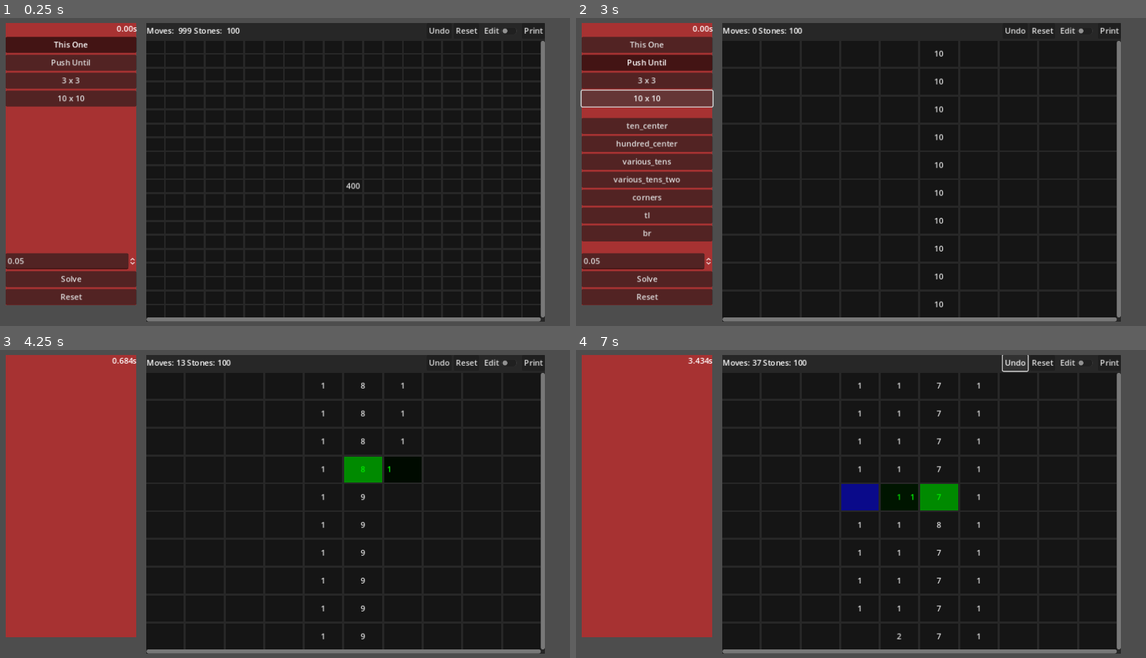
Above: before the commit, frames 1-4 (two rows, left to right).
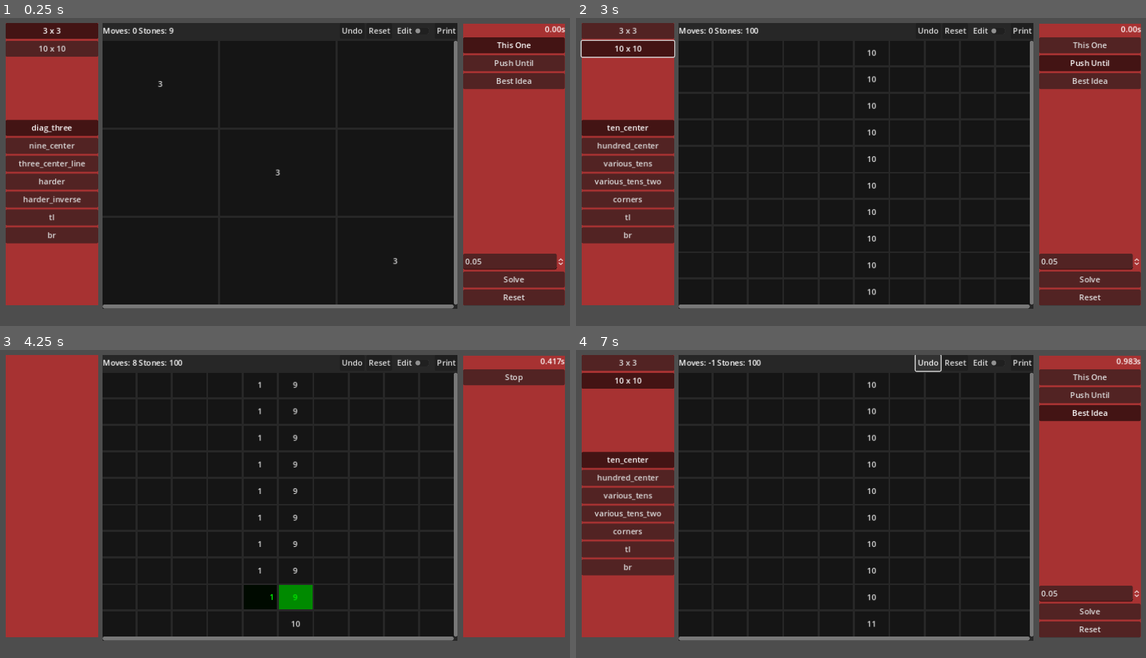
Above: after the commit, the same moments.

Repository: bitwes/StoneGridProblem
Game: Godot game, scene res://main.tscn
Two runs of this game, one before a commit and one after it. Both use one fixed random seed, a clock stepped at 60 frames per second and the inputs below.
Inputs (mouse positions are in pixels of both pictures, inside the frame that each line leads up to):
- Up to frame 1 (0.25 s): no input
- Up to frame 2 (3 s): click "This One" at 0.5 s; click "3 x 3" at 1.25 s; click "Push Until" at 2 s; click "10 x 10" at 2.75 s
- Up to frame 3 (4.25 s): click "Solve" at 3.5 s
- Up to frame 4 (7 s): click (1089, 377) at 4.25 s, where only the run after the commit has a clickable "Stop"; click "Reset" at 5 s; click (1089, 414) at 5.75 s, where only the run after the commit has a clickable "Best Idea"; click "Undo" at 6.5 s

The runs differ from the first frame. In frame 1, 42% of the frame differs, in the area x 1-100%, y 1-99%; in frame 2, 39%; in frame 3, 31%; in frame 4, 39%.

Commit message:
who really knows at this point

Diff:
--- a/Main.gd
+++ b/Main.gd
@@ -140,25 +140,56 @@
 	]
 }
 @onready var _ctrls = {
-	buttons_vbox = $Controls/Layout/Buttons,
+	c1_buttons_vbox = $Controls/Layout/Buttons,
+	c2_buttons_vbox = $Controls2/Layout/Buttons,
 	stone_arrangements = $Controls/Layout/Buttons/StoneArrangements,
-	time = $Controls/Layout/Time,
-	delay = $Controls/Layout/Buttons/Delay
+	time = $Controls2/Layout/Time,
+	delay = $Controls2/Layout/Buttons/Delay,
+	orig_stone_grid = $StoneGrid,
+	stop = $Controls2/Layout/Stop
 }
 
 var _stone_grid : StoneGrid = null
 var _running = false
 var _start_time = 0.0
 
-var solver = Solvers.PushTillWeGetThere.new()
+var solver = Solvers.BestIdea.new() :
+	get: return solver
+	set(val):
+		solver = val
+		print('solver = ', solver, ' ', solver.get_script(), ' ', solver.get_class())
 
 func _ready():
+	_ctrls.orig_stone_grid.visible = false
+	_stone_grid = _ctrls.orig_stone_grid
+	_ctrls.stop.visible = false
+
+	var first = true
 	var bg = ButtonGroup.new()
-	for btn in $Controls/Layout/Buttons/Solvers.get_children():
+	for btn in $Controls2/Layout/Buttons/Solvers.get_children():
 		btn.button_group = bg
-
-	_create_grid_all_at_center(20)
-	#_create_stone_grid(3, three_x_three)
+		if(first):
+			btn.button_pressed = true
+			btn.pressed.emit()
+			first = false
+		else:
+			btn.button_pressed = false
+
+	first = true
+	bg = ButtonGroup.new()
+	for btn in $Controls/Layout/Buttons/Layouts.get_children():
+		btn.toggle_mode = true
+		btn.button_group = bg
+		if(first):
+			btn.button_pressed = true
+			btn.pressed.emit()
+			first = false
+		else:
+			btn.button_pressed = false
+
+
+	#_create_grid_all_at_center(20)
+	_create_stone_grid(3, three_x_three)
 	#_create_stone_grid(10, ten_x_ten)
 
 
@@ -169,13 +200,13 @@
 
 
 func _create_stone_grid(size : int, arrangements : Dictionary):
-	if(_stone_grid != null):
+	if(_stone_grid != null  and _stone_grid != _ctrls.orig_stone_grid):
 		_stone_grid.queue_free()
 
 	_stone_grid = StoneGridScene.instantiate()
 	add_child(_stone_grid)
-	_stone_grid.position = Vector2(300, 10)
-	_stone_grid.custom_minimum_size = Vector2(800, 600)
+	_stone_grid.position = _ctrls.orig_stone_grid.position
+	_stone_grid.size = _ctrls.orig_stone_grid.size
 
 	_stone_grid.set_grid_size(size)
 	_make_populate_buttons(arrangements)
@@ -187,11 +218,22 @@
 	for child in _ctrls.stone_arrangements.get_children():
 		child.free()
 
+	var g = ButtonGroup.new()
+	var first = true
 	for key in arrangements:
 		var btn = Button.new()
 		btn.text = key
+		btn.toggle_mode = true
+		btn.button_group = g
 		_ctrls.stone_arrangements.add_child(btn)
 		btn.pressed.connect(func():  _stone_grid.populate(arrangements[key]))
+		if(first):
+			btn.button_pressed = true
+			btn.pressed.emit()
+			first = false
+		else:
+			btn.button_pressed = false
+
 
 func _update_time():
 	var t = (Time.get_ticks_msec() - _start_time) / 1000.0
@@ -202,17 +244,27 @@
 	if(_running):
 		_update_time()
 
+func _run_mode(is_it):
+	_running = is_it
+	_ctrls.stop.visible = is_it
+	_running = is_it
+	_ctrls.c1_buttons_vbox.visible = !is_it
+	_ctrls.c2_buttons_vbox.visible = !is_it
 
 func solve():
+	if(_stone_grid.is_solved()):
+		_stone_grid.reset()
 	_stone_grid.save_layout()
+	_stone_grid.wait_time = _ctrls.delay.value
+	set_process(false)
+	_run_mode(true)
+	await get_tree().create_timer(.25).timeout
 	_start_time = Time.get_ticks_msec()
-	_running = true
-	_stone_grid.wait_time = _ctrls.delay.value
-	_ctrls.buttons_vbox.visible = false
+	set_process(true)
 	await solver.solve(_stone_grid)
-	_ctrls.buttons_vbox.visible = true
+	_run_mode(false)
 	_stone_grid.wait_time = 0
-	_running = false
+
 	_update_time()
 	print('Time = ', _ctrls.time.text)
 
@@ -259,3 +311,11 @@
 
 func _on_push_until_pressed():
 	solver = Solvers.PushTillWeGetThere.new()
+
+
+func _on_best_idea_pressed():
+	solver = Solvers.BestIdea.new()
+
+
+func _on_stop_pressed():
+	solver.stop()
--- a/main.tscn
+++ b/main.tscn
@@ -1,6 +1,7 @@
-[gd_scene load_steps=2 format=3 uid="uid://csev13x31xq06"]
+[gd_scene load_steps=3 format=3 uid="uid://csev13x31xq06"]
 
 [ext_resource type="Script" path="res://Main.gd" id="1_3lrxg"]
+[ext_resource type="PackedScene" uid="uid://f1piuchuokq" path="res://stone_grid.tscn" id="2_153bm"]
 
 [node name="Main" type="Node2D"]
 script = ExtResource("1_3lrxg")
@@ -8,7 +9,7 @@
 [node name="Controls" type="ColorRect" parent="."]
 offset_left = 17.0
 offset_top = 10.0
-offset_right = 280.0
+offset_right = 203.0
 offset_bottom = 577.0
 color = Color(0.654902, 0.196078, 0.196078, 1)
 
@@ -20,34 +21,18 @@
 grow_horizontal = 2
 grow_vertical = 2
 
-[node name="Time" type="Label" parent="Controls/Layout"]
-layout_mode = 2
-text = "0.00s"
-horizontal_alignment = 2
-
 [node name="Buttons" type="VBoxContainer" parent="Controls/Layout"]
 layout_mode = 2
 size_flags_vertical = 3
 
-[node name="Solvers" type="VBoxContainer" parent="Controls/Layout/Buttons"]
+[node name="Layouts" type="VBoxContainer" parent="Controls/Layout/Buttons"]
 layout_mode = 2
 
-[node name="ThisOne" type="Button" parent="Controls/Layout/Buttons/Solvers"]
-layout_mode = 2
-toggle_mode = true
-button_pressed = true
-text = "This One"
-
-[node name="PushUntil" type="Button" parent="Controls/Layout/Buttons/Solvers"]
-layout_mode = 2
-toggle_mode = true
-text = "Push Until"
-
-[node name="ThreeXThree" type="Button" parent="Controls/Layout/Buttons"]
+[node name="ThreeXThree" type="Button" parent="Controls/Layout/Buttons/Layouts"]
 layout_mode = 2
 text = "3 x 3"
 
-[node name="TenXTen" type="Button" parent="Controls/Layout/Buttons"]
+[node name="TenXTen" type="Button" parent="Controls/Layout/Buttons/Layouts"]
 layout_mode = 2
 text = "10 x 10"
 
@@ -62,23 +47,89 @@
 layout_mode = 2
 size_flags_vertical = 3
 
-[node name="Delay" type="SpinBox" parent="Controls/Layout/Buttons"]
+[node name="StoneGrid" parent="." instance=ExtResource("2_153bm")]
+offset_left = 212.0
+offset_top = 10.0
+offset_right = 925.0
+offset_bottom = 584.0
+
+[node name="Controls2" type="ColorRect" parent="."]
+offset_left = 936.0
+offset_top = 11.0
+offset_right = 1140.0
+offset_bottom = 578.0
+color = Color(0.654902, 0.196078, 0.196078, 1)
+
+[node name="Layout" type="VBoxContainer" parent="Controls2"]
+layout_mode = 1
+anchors_preset = 15
+anchor_right = 1.0
+anchor_bottom = 1.0
+grow_horizontal = 2
+grow_vertical = 2
+
+[node name="Time" type="Label" parent="Controls2/Layout"]
+layout_mode = 2
+text = "0.00s"
+horizontal_alignment = 2
+
+[node name="Stop" type="Button" parent="Controls2/Layout"]
+layout_mode = 2
+text = "Stop"
+
+[node name="Buttons" type="VBoxContainer" parent="Controls2/Layout"]
+layout_mode = 2
+size_flags_vertical = 3
+
+[node name="Solvers" type="VBoxContainer" parent="Controls2/Layout/Buttons"]
+layout_mode = 2
+
+[node name="ThisOne" type="Button" parent="Controls2/Layout/Buttons/Solvers"]
+layout_mode = 2
+toggle_mode = true
+text = "This One"
+
+[node name="PushUntil" type="Button" parent="Controls2/Layout/Buttons/Solvers"]
+layout_mode = 2
+toggle_mode = true
+text = "Push Until"
+
+[node name="BestIdea" type="Button" parent="Controls2/Layout/Buttons/Solvers"]
+layout_mode = 2
+toggle_mode = true
+button_pressed = true
+text = "Best Idea"
+
+[node name="Spacer2" type="CenterContainer" parent="Controls2/Layout/Buttons"]
+layout_mode = 2
+size_flags_vertical = 3
+
+[node name="StoneArrangements" type="VBoxContainer" parent="Controls2/Layout/Buttons"]
+layout_mode = 2
+
+[node name="Spacer" type="CenterContainer" parent="Controls2/Layout/Buttons"]
+layout_mode = 2
+size_flags_vertical = 3
+
+[node name="Delay" type="SpinBox" parent="Controls2/Layout/Buttons"]
 layout_mode = 2
 max_value = 2.0
 step = 0.05
 value = 0.05
 
-[node name="Solve" type="Button" parent="Controls/Layout/Buttons"]
+[node name="Solve" type="Button" parent="Controls2/Layout/Buttons"]
 layout_mode = 2
 text = "Solve"
 
-[node name="Reset" type="Button" parent="Controls/Layout/Buttons"]
+[node name="Reset" type="Button" parent="Controls2/Layout/Buttons"]
 layout_mode = 2
 text = "Reset"
 
-[connection signal="pressed" from="Controls/Layout/Buttons/Solvers/ThisOne" to="." method="_on_this_one_pressed"]
-[connection signal="pressed" from="Controls/Layout/Buttons/Solvers/PushUntil" to="." method="_on_push_until_pressed"]
-[connection signal="pressed" from="Controls/Layout/Buttons/ThreeXThree" to="." method="_on_three_x_three_pressed"]
-[connection signal="pressed" from="Controls/Layout/Buttons/TenXTen" to="." method="_on_ten_x_ten_pressed"]
-[connection signal="pressed" from="Controls/Layout/Buttons/Solve" to="." method="_on_solve_pressed"]
-[connection signal="pressed" from="Controls/Layout/Buttons/Reset" to="." method="_on_reset_pressed"]
+[connection signal="pressed" from="Controls/Layout/Buttons/Layouts/ThreeXThree" to="." method="_on_three_x_three_pressed"]
+[connection signal="pressed" from="Controls/Layout/Buttons/Layouts/TenXTen" to="." method="_on_ten_x_ten_pressed"]
+[connection signal="pressed" from="Controls2/Layout/Stop" to="." method="_on_stop_pressed"]
+[connection signal="pressed" from="Controls2/Layout/Buttons/Solvers/ThisOne" to="." method="_on_this_one_pressed"]
+[connection signal="pressed" from="Controls2/Layout/Buttons/Solvers/PushUntil" to="." method="_on_push_until_pressed"]
+[connection signal="pressed" from="Controls2/Layout/Buttons/Solvers/BestIdea" to="." method="_on_best_idea_pressed"]
+[connection signal="pressed" from="Controls2/Layout/Buttons/Solve" to="." method="_on_solve_pressed"]
+[connection signal="pressed" from="Controls2/Layout/Buttons/Reset" to="." method="_on_reset_pressed"]
--- a/project.godot
+++ b/project.godot
@@ -19,3 +19,7 @@
 
 window/stretch/mode="canvas_items"
 window/stretch/aspect="keep_height"
+
+[rendering]
+
+textures/vram_compression/import_etc2_astc=true
--- a/solvers.gd
+++ b/solvers.gd
@@ -2,6 +2,7 @@
 
 class BaseSolver:
 	var _grid : StoneGrid = null
+	var _should_run = true
 
 	func get_surrounding_squares(pos : Vector2):
 		var to_return = []
@@ -93,62 +94,7 @@
 		return xdiff + ydiff
 
 
-
-
-	func _solve():
-		pass
-
-	func solve(grid : StoneGrid):
-		_grid = grid
-		grid.print_board()
-
-		await _solve()
-
-		print('Moves     ', _grid.moves)
-		print('Solved    ', _grid.is_solved())
-
-
-
-class ThisOne:
-	extends BaseSolver
-
-	func _solve():
-
-		var count = 0
-		var max_attempts = 200
-		while(!_grid.is_solved() and count <= max_attempts):
-			print('===== Pass ', count, ' =====')
-			await attempt()
-			count += 1
-
-		print('Passes    ', count)
-
-
-	func attempt():
-		for i in range(_grid.grid_size()):
-			for j in range(_grid.grid_size()):
-				var pos = Vector2(i, j)
-				var target = get_closest_zero(pos)
-				await push_in_direction_of(pos, target)
-
-
-
-class PushTillWeGetThere:
-	extends BaseSolver
-
-	func _solve():
-
-		var count = 0
-		var max_attempts = _grid.grid_size() * _grid.grid_size()
-		while(!_grid.is_solved() and count <= max_attempts):
-			print('===== Pass ', count, ' =====')
-			await attempt()
-			count += 1
-
-		print('Passes    ', count)
-
-
-	func push_all_towards(pos, target):
+	func push_all_towards(pos : Vector2, target : StoneButton):
 		if(target == null):
 			return
 
@@ -165,6 +111,65 @@
 			if(moved > 0 and to != null):
 				await push_all_towards(to.grid_pos, target)
 
+
+
+	func _solve():
+		pass
+
+	func solve(grid : StoneGrid):
+		_should_run = true
+		_grid = grid
+		grid.print_board()
+
+		await _solve()
+
+		print('Moves     ', _grid.moves)
+		print('Solved    ', _grid.is_solved())
+
+	func stop():
+		_should_run = false
+
+
+class ThisOne:
+	extends BaseSolver
+
+	func _solve():
+
+		var count = 0
+		var max_attempts = 200
+		while(!_grid.is_solved() and count <= max_attempts):
+			if(!_should_run):
+					return
+			print('===== Pass ', count, ' =====')
+			await attempt()
+			count += 1
+
+		print('Passes    ', count)
+
+
+	func attempt():
+		for i in range(_grid.grid_size()):
+			for j in range(_grid.grid_size()):
+				var pos = Vector2(i, j)
+				var target = get_closest_zero(pos)
+				await push_in_direction_of(pos, target)
+
+
+
+class PushTillWeGetThere:
+	extends BaseSolver
+
+	func _solve():
+		var count = 0
+		var max_attempts = _grid.grid_size() * _grid.grid_size()
+		while(!_grid.is_solved() and count <= max_attempts):
+			if(!_should_run):
+				return
+			print('===== Pass ', count, ' =====')
+			await attempt()
+			count += 1
+
+		print('Passes    ', count)
 
 
 	func attempt():
@@ -179,3 +184,85 @@
 					await push_all_towards(pos, target)
 					target.set_color(Color(0, 0, 0, 0))
 				here.set_color(Color(0, 0, 0, 0))
+
+class BestIdea:
+	extends BaseSolver
+
+	func _get_buttons_with_spreadable_stones():
+		var btns = []
+		for i in range(_grid.grid_size()):
+			for j in range(_grid.grid_size()):
+				var btn = _grid.get_button_at(Vector2(i, j))
+				if(btn.stones > 1):
+					btns.append(btn)
+		return btns
+
+
+	func get_zero_btn_in_diretion(from_pos, dir):
+		var here = from_pos
+		var found = false
+		here += dir
+		while(!found and here.x >= 0 and here.x < _grid.grid_size() and here.y >= 0 and here.y < _grid.grid_size()):
+			var btn = _grid.get_button_at(here)
+			print('   ', btn)
+			found = btn.stones == 0
+			if(!found):
+				here += dir
+
+		var zero_btn = null
+		if(found):
+			zero_btn = _grid.get_button_at(here)
+		print('   r = ', zero_btn)
+		return zero_btn
+
+
+	func _spread_stones(b):
+		for x in range(-1.0, 2.0, .1):
+			for y in range(-1.0, 2.0, .1):
+				if(x != 0 or y != 0):
+					print(x, ',', y)
+					var zero_btn = get_zero_btn_in_diretion(b.grid_pos, Vector2(x, y))
+					if(zero_btn != null):
+						await push_all_towards(b.grid_pos, zero_btn)
+
+	func _get_closest_zero_in_range(from : StoneButton, r):
+		var target = get_closest_zero(from.grid_pos)
+		if(target != null and calc_moves_to(from, target) <= r):
+			return target
+		else:
+			return null
+
+	func attempt(here, r):
+		var target = _get_closest_zero_in_range(here, r)
+		here.set_color(Color(1, 1, 1, .5))
+		while(target != null and here.stones > 1):
+			if(!_should_run):
+				return
+			target.set_color(Color(0, 0, 1, .5))
+			await push_all_towards(here.grid_pos, target)
+			target.set_color(Color(0, 0, 0, 0))
+			target = _get_closest_zero_in_range(here, r)
+		here.set_color(Color(0, 0, 0, 0))
+
+
+	func _solve():
+		var count = 0
+		var max_attempts = _grid.grid_size() * _grid.grid_size()
+		var spreadable = _get_buttons_with_spreadable_stones()
+		spreadable.sort_custom(func(a, b):
+			return a.stones > b.stones)
+		print(spreadable)
+
+		var r = 1
+		while(!_grid.is_solved() and count <= max_attempts):
+			print('===== Pass ', count, ' =====')
+			for s in spreadable:
+				if(!_should_run):
+					return
+				print(s, '::', r)
+				await attempt(s, r)
+			r += 1
+
+			count += 1
+
+		print('Passes    ', count)
--- a/stone_grid.gd
+++ b/stone_grid.gd
@@ -220,8 +220,9 @@
 
 
 func save_layout():
-	_last_layout = []
-	for i in range(grid_size()):
-		_last_layout.append([])
-		for j in range(grid_size()):
-			_last_layout[i].append(_stone_buttons[i][j].stones)
+	if(!is_solved()):
+		_last_layout = []
+		for i in range(grid_size()):
+			_last_layout.append([])
+			for j in range(grid_size()):
+				_last_layout[i].append(_stone_buttons[i][j].stones)
Not shown, changed: export_presets.cfg
